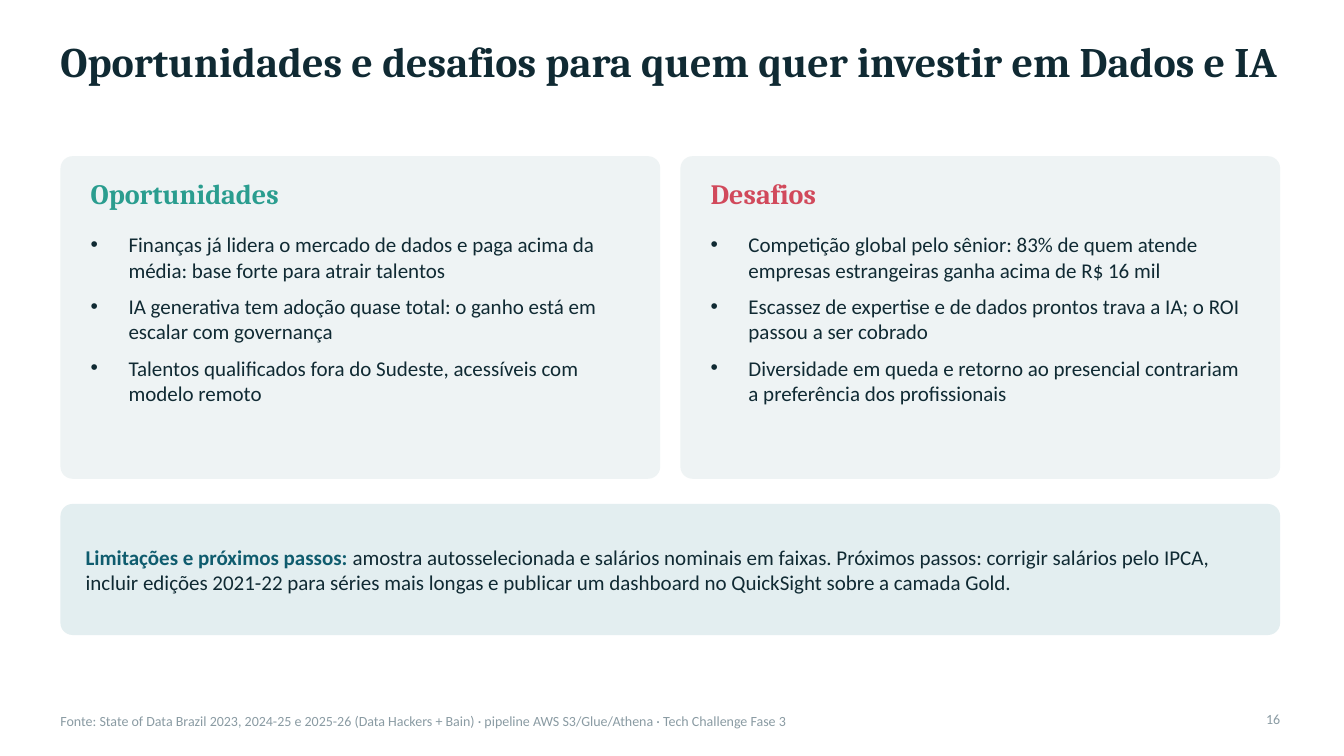
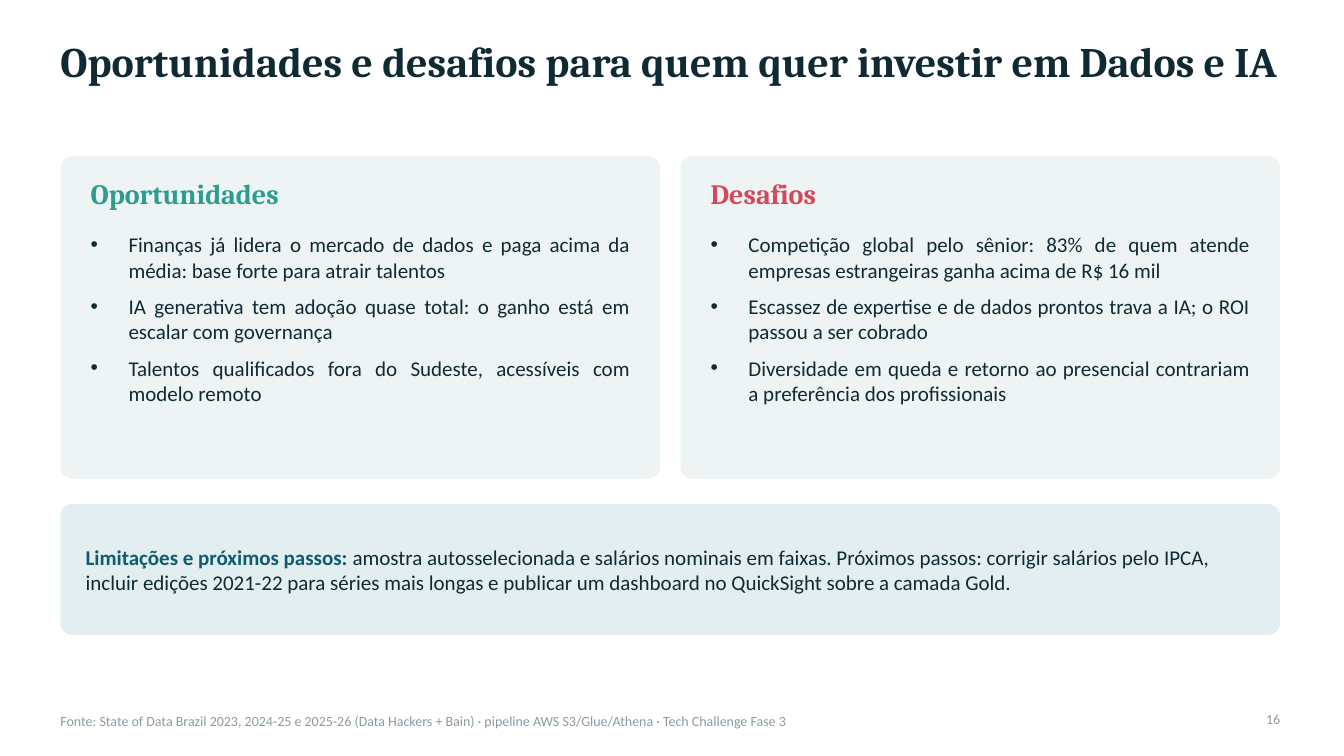
Before and after one commit to lguilherme09/Tech-Challenge-3-FIAP-, a slide deck: slide 16 of docs/Tech_Challenge_Fase3_Apresentacao.pptx. Drawn at 1344x756 pixels with LibreOffice and Linux fonts; fonts in the diff are those of the drawing. Boxes give left, top, right and bottom in pixels: in the first picture for what was removed or moved away, otherwise in the second. Text is boxed around its words. In the diff, an @@ line names an element or a change of style, - is before the commit and + after.

```diff
--- a/docs/Tech_Challenge_Fase3_Apresentacao.pptx
+++ b/docs/Tech_Challenge_Fase3_Apresentacao.pptx
@@ text "Finanças já lidera o mercado ..." at bbox=[129, 237, 630, 401]: alignment left to justified @@
@@ text "Competição global pelo sênior: 83% ..." at bbox=[748, 237, 1250, 405]: alignment left to justified @@
```
Also in this commit, not shown: 15 other slides changed, 3 other files.
